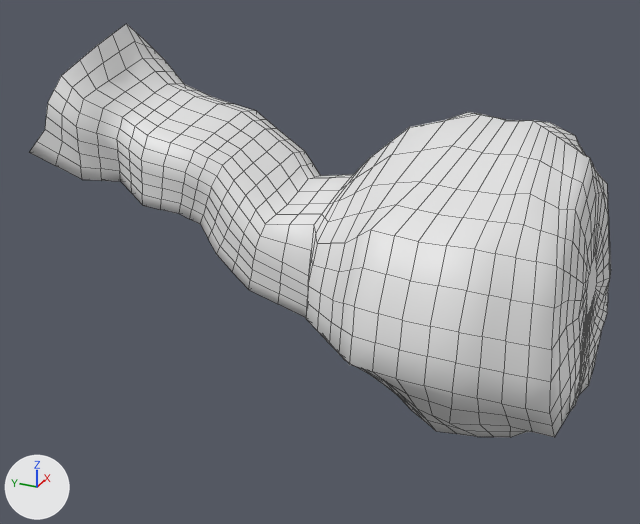
Before and after pictures for a commit that changed the Blender file Assets/models/cave/room02/room02h.blend.
The view is the same before and after, from a camera (50 mm lens) standing at (-269.4, -185.0, -7.5) and looking at (-202.6, -155.0, -40.8). Lighting does not change. The marker at lower left points along +X, +Y and +Z. Mesh edges are drawn as thin lines.

Names of what the first picture shows: '02a.006_room'.
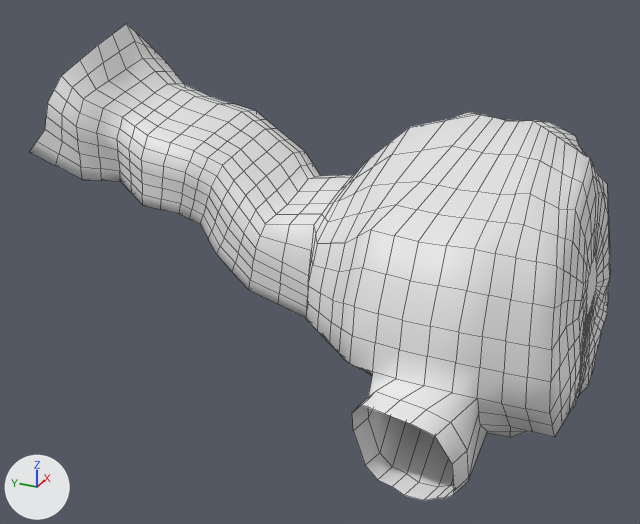
Pixel boxes (x1, y1, x2, y2) of what changed, in the pictures (640 x 524 px):
'02a.006_room', reshaped (15% taller): before (29, 24, 611, 437); after (29, 24, 611, 501)
part 1 of me_cylinder_003, built on: before (374, 372, 510, 437); after (352, 372, 510, 501)

What the commit changed:
me_cylinder_003 is used by ob_02a_006_room; parent ob_02a_006; location (0.0, 0.0, 0.0).
me_cylinder_003 had 1223 vertices, 1174 faces and spanned x -217.4..-182.2, y -179.5..-126.2, z -50.4..-22.0.
me_cylinder_003 now has 1246 vertices, 1190 faces and spans x -220.7..-182.2, y -179.5..-126.2, z -51.0..-22.0.
Part 1, on me_cylinder_003:
5 vertices are removed from x -215.4..-210.4, y -173.6..-167.6, z -49.4..-44.3.
18 faces are deleted.
6 vertices move from x -215.1..-210.9, y -172.4..-167.7, z -49.4..-44.4 to x -219.0..-210.9, y -173.6..-166.3, z -50.4..-42.2.
23 vertices are added at x -220.7..-210.6, y -172.9..-164.9, z -51.0..-42.1.
5 new vertices lie (1.3, -0.7, 0.5) away from vertices in x -220.5..-217.8, y -172.8..-167.8, z -50.8..-43.3.
34 new faces join them.
